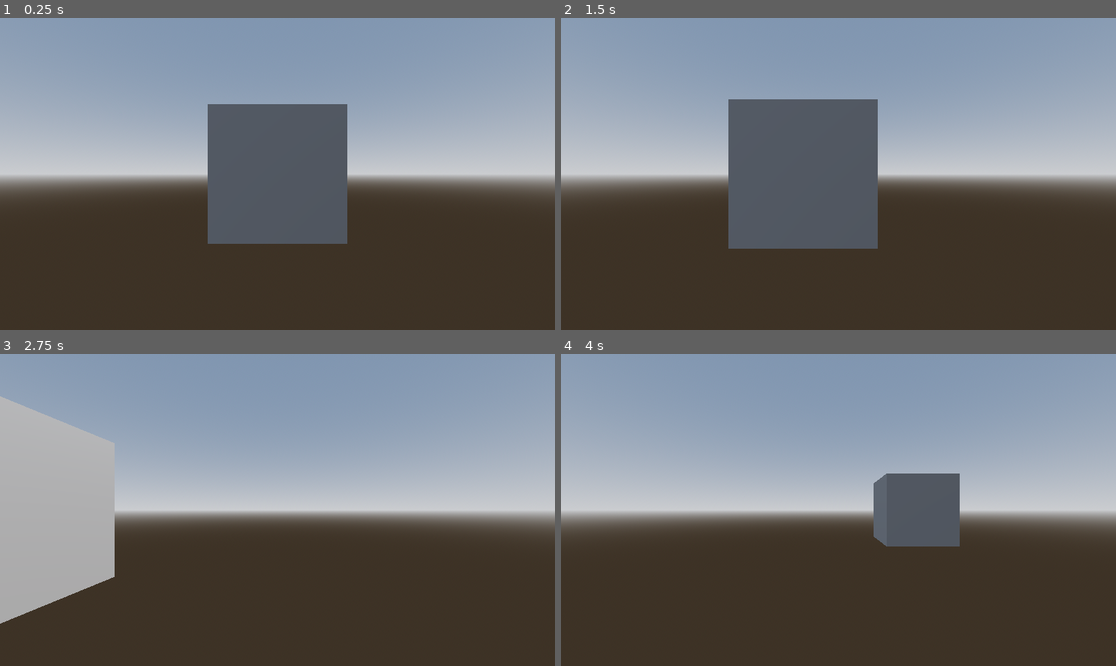
Above: before the commit, frames 1-4 (two rows, left to right).
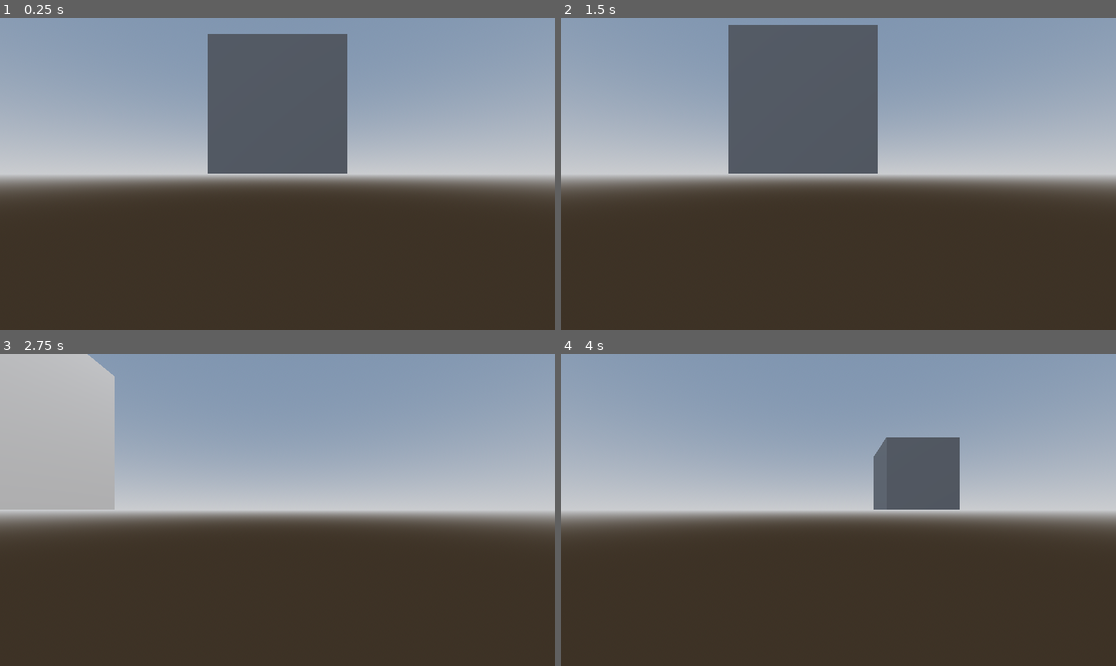
Above: after the commit, the same moments.

Repository: XpolioN2005/factorio-stack
Game: Godot game, scene res://test/test.tscn
Two runs of this game, one before a commit and one after it. Both use one fixed random seed, a clock stepped at 60 frames per second and the inputs below.
Inputs (mouse positions are in pixels of both pictures, inside the frame that each line leads up to):
- Up to frame 1 (0.25 s): no input
- Up to frame 2 (1.5 s): move the mouse to (960, 158) at 0.52 s; click (960, 158) at 0.67 s; tap Enter at 1.25 s; drag from (727, 189) to (810, 236) at 1.27 s
- Up to frame 3 (2.75 s): move the mouse to (333, 441) at 2.02 s; click (333, 441) at 2.17 s
- Up to frame 4 (4 s): tap Space at 2.75 s; drag from (810, 572) to (672, 463) at 2.77 s; move the mouse to (1005, 556) at 3.52 s; click (1005, 556) at 3.67 s

The runs differ from the first frame. In frame 1, 11% of the frame differs, in the area x 37-63%, y 5-73%; in frame 2, 13%, in the area x 30-58%, y 2-74%; in frame 3, 9.9%; in frame 4, 3.4%.

Commit message:
feat: Implement basic block placement on units

Diff:
--- a/Functional/Units/base_unit.gd
+++ b/Functional/Units/base_unit.gd
@@ -21,7 +21,7 @@
 var inventory: Dictionary[int, Dictionary] = {}
 
 @export var process_interval: float = 1.0
-@export var process_timer: float = 0.0
+var _process_timer: float = 0.0
 
 # Neighbors: BuildFace -> BaseUnit
 var neighbors: Dictionary[int, BaseUnit] = {}
@@ -125,6 +125,8 @@
 			if neighbors.has(face):
 				neighbors.erase(face)
 
+	print(neighbors)
+
 func set_neighbor(face: int, unit: BaseUnit) -> void:
 	neighbors[face] = unit
 
@@ -132,9 +134,9 @@
 func _physics_process(delta: float) -> void:
 	if Engine.is_editor_hint():
 		return
-	process_timer += delta
-	if process_timer >= process_interval:
-		process_timer = 0.0
+	_process_timer += delta
+	if _process_timer >= process_interval:
+		_process_timer = 0.0
 		process_tick()
 
 func process_tick() -> void:
--- a/GLOBAL/game_maneger.gd
+++ b/GLOBAL/game_maneger.gd
@@ -12,3 +12,39 @@
 }
 
 var peak: int
+
+@onready var test_block: PackedScene = preload("res://test/test_block.tscn")
+
+func _ready() -> void:
+	SignalManeger.mouse_interact.connect(_on_mouse)
+
+func _on_mouse(hit: Dictionary, button: int) -> void:
+	if button != MOUSE_BUTTON_LEFT:
+		return
+	if hit.collider is not BaseUnit:
+		return
+
+	var target: BaseUnit = hit.collider
+
+	# check if this face allows building
+	if not target.can_build_on(hit.normal):
+		return
+
+	# get the build face enum
+	var face: int = target.normal_to_face(hit.normal)
+
+	# instantiate new block
+	var new_unit: BaseUnit = test_block.instantiate()
+	new_unit.name = "test"
+
+	# calculate snap offset
+	var snap_offset: Vector3 = target.get_snap_offset(face, new_unit.size)
+
+	# add to scene first
+	get_tree().current_scene.add_child(new_unit)
+
+	# set position relative to target
+	new_unit.global_transform.origin = target.global_transform.origin + snap_offset
+
+	# update neighbors after it's in the tree
+	new_unit.update_neighbors()
--- a/test/test.tscn
+++ b/test/test.tscn
@@ -1,6 +1,7 @@
 [gd_scene format=3 uid="uid://bj3hn32e5lr2d"]
 
 [ext_resource type="PackedScene" uid="uid://6ffyfeuev41v" path="res://Functional/Camera/camera_controller.tscn" id="1_syuel"]
+[ext_resource type="PackedScene" uid="uid://bqga4f1bxs35" path="res://test/test_block.tscn" id="2_8a8pi"]
 
 [sub_resource type="ProceduralSkyMaterial" id="ProceduralSkyMaterial_8a8pi"]
 sky_horizon_color = Color(0.66224277, 0.6717428, 0.6867428, 1)
@@ -13,10 +14,6 @@
 background_mode = 2
 sky = SubResource("Sky_65205")
 tonemap_mode = 2
-
-[sub_resource type="BoxMesh" id="BoxMesh_syuel"]
-
-[sub_resource type="BoxShape3D" id="BoxShape3D_syuel"]
 
 [node name="test" type="Node3D" unique_id=1149646514]
 
@@ -31,10 +28,4 @@
 transform = Transform3D(-0.8660254, -0.43301278, 0.25, 0, 0.49999997, 0.86602545, -0.50000006, 0.75, -0.43301266, 0, 0, 0)
 shadow_enabled = true
 
-[node name="StaticBody3D" type="StaticBody3D" parent="." unique_id=1389622587]
-
-[node name="MeshInstance3D" type="MeshInstance3D" parent="StaticBody3D" unique_id=1927610564]
-mesh = SubResource("BoxMesh_syuel")
-
-[node name="CollisionShape3D" type="CollisionShape3D" parent="StaticBody3D" unique_id=494287509]
-shape = SubResource("BoxShape3D_syuel")
+[node name="Test_block" parent="." unique_id=352697471 instance=ExtResource("2_8a8pi")]
--- a/test/test_block.tscn
+++ b/test/test_block.tscn
@@ -1,10 +1,15 @@
 [gd_scene format=3 uid="uid://bqga4f1bxs35"]
+
+[ext_resource type="Script" uid="uid://dleehp3tvvgvy" path="res://Functional/Units/base_unit.gd" id="1_tjoys"]
 
 [sub_resource type="BoxMesh" id="BoxMesh_qsljm"]
 
 [sub_resource type="BoxShape3D" id="BoxShape3D_tjoys"]
 
-[node name="Test_block" type="StaticBody3D" unique_id=2056728258]
+[node name="Test_block" type="StaticBody3D" unique_id=352697471]
+script = ExtResource("1_tjoys")
+inv_size = 1
+metadata/_custom_type_script = "uid://dleehp3tvvgvy"
 
 [node name="MeshInstance3D" type="MeshInstance3D" parent="." unique_id=530520742]
 transform = Transform3D(1, 0, 0, 0, 1, 0, 0, 0, 1, 0, 0.5, 0)
